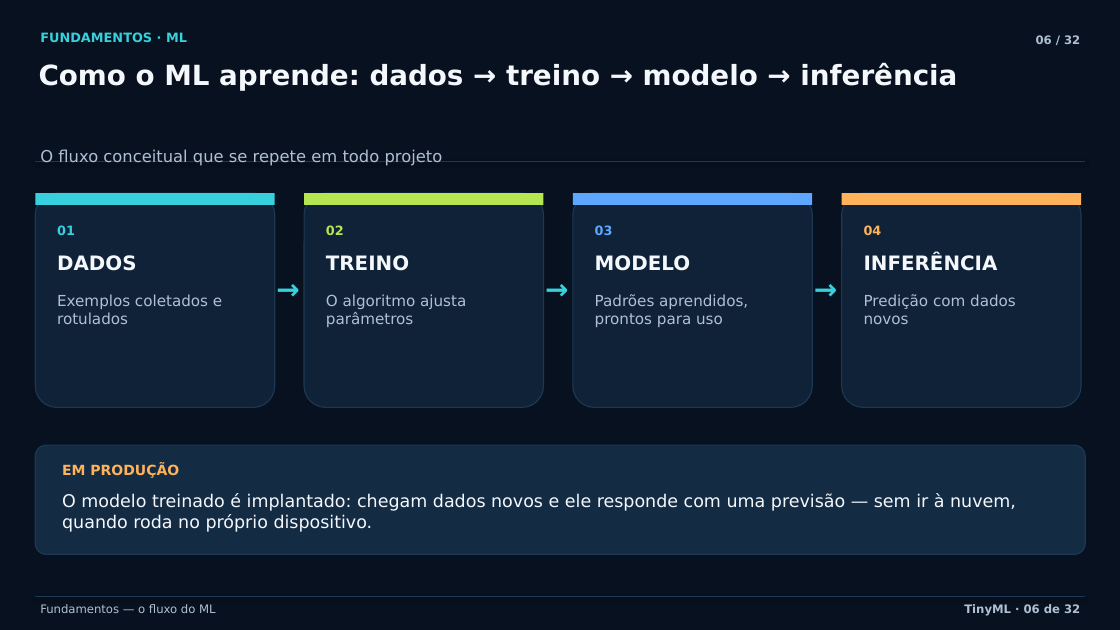
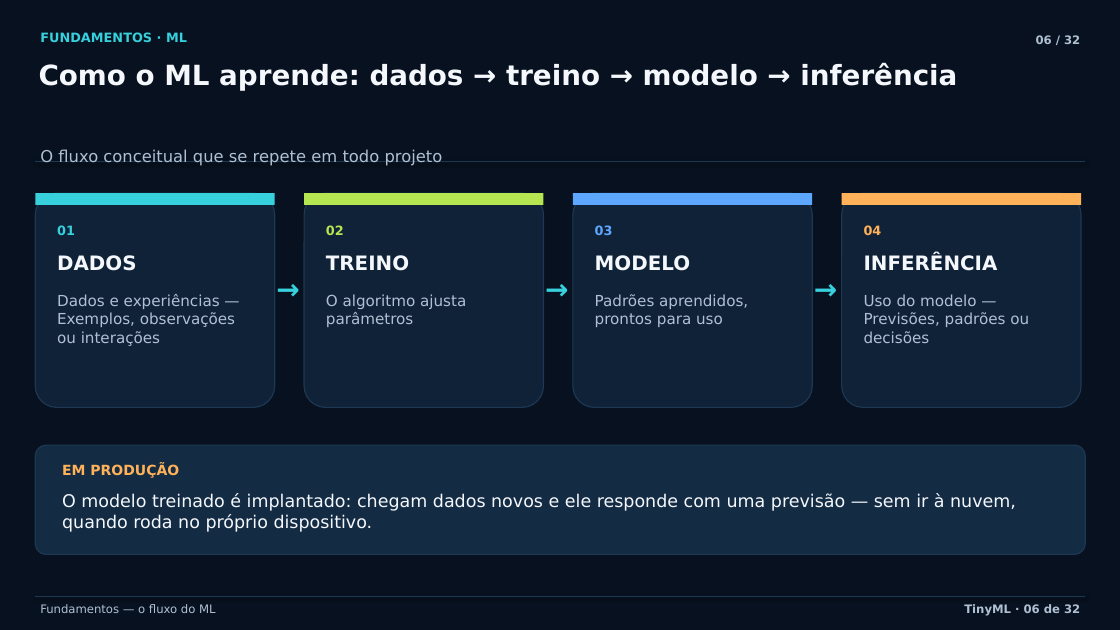
Before and after one commit to ivanlucas7/site, a slide deck: slide 6 of public/arquivos/tinyml/aula-tinyml.pptx. Drawn at 1120x630 pixels with LibreOffice and Linux fonts; fonts in the diff are those of the drawing. Boxes give left, top, right and bottom in pixels: in the first picture for what was removed or moved away, otherwise in the second. Text is boxed around its words. In the diff, an @@ line names an element or a change of style, - is before the commit and + after.

```diff
--- a/public/arquivos/tinyml/aula-tinyml.pptx
+++ b/public/arquivos/tinyml/aula-tinyml.pptx
@@ text at box(57, 294, 235, 346): text changed @@
-Exemplos coletados e rotulados
+Dados e experiências — Exemplos, observações ou interações
@@ text at box(864, 294, 1029, 343): text changed @@
-Predição com dados novos
+Uso do modelo — Previsões, padrões ou decisões
```
Also in this commit, not shown: 3 other slides changed.
